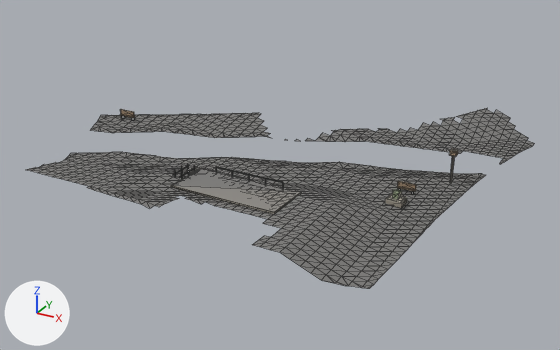
Two versions of the glTF model public/village/focal-sites/plaza.glb, one commit apart.
The view is the same before and after, from a 50 mm camera at (45.2, -79.6, 32.1) aimed at (5.3, -7.2, -4.2). Lighting does not change. The marker at lower left points along +X, +Y and +Z. The first picture is the older version. Mesh edges are drawn as thin lines. Vertices at exactly the same position are counted once.

Script lines for the objects in view, before the commit:
```python
me_focal_plaza_and_access_mesh = bpy.data.meshes.new('focal:plaza-and-access:mesh')
me_focal_plaza_and_access_mesh.from_pydata(...)  # 1473 vertices, 2430 faces; spans x -16.7..29.0, y -28.3..20.7, z -4.2..1.7
me_focal_plaza_and_access_mesh.materials.append(mat_focal_plaza_and_access_vertex_colors)
ob_focal_plaza_and_access = bpy.data.objects.new('focal:plaza-and-access', me_focal_plaza_and_access_mesh)
ob_focal_plaza_and_access.location = (0.0, 0.0, 0.0)
```
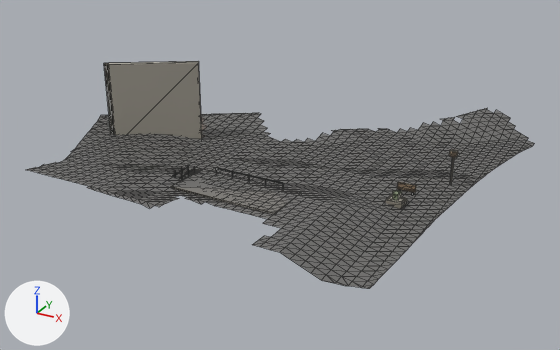
The newer file is also turned or shifted as a whole; pictures and numbers use the older file's frame.

Changed parts and their boxes (x1, y1, x2, y2) in the pictures (560 x 350 px; the box of a moved part takes in the faces that stretch with it):
'focal:plaza-and-access', reshaped (26% taller): before (26, 108, 534, 288); after (26, 61, 534, 288)
part 1 of me_focal_plaza_and_access_mesh, moved or reshaped: before (171, 168, 301, 214); after (171, 169, 301, 214)
part 2 of me_focal_plaza_and_access_mesh, moved or reshaped: before (398, 181, 416, 190); after (398, 182, 416, 191)
part 3 of me_focal_plaza_and_access_mesh, moved or reshaped (not visible afterwards): before (120, 109, 135, 117)
part 4 of me_focal_plaza_and_access_mesh, moved or reshaped: before (385, 194, 407, 208); after (385, 195, 407, 209)
part 5 of me_focal_plaza_and_access_mesh, moved or reshaped: before (387, 194, 406, 202); after (387, 195, 405, 203)
part 6 of me_focal_plaza_and_access_mesh, moved or reshaped: before (392, 190, 402, 199); after (392, 191, 402, 200)
part 7 of me_focal_plaza_and_access_mesh, moved or reshaped: before (450, 149, 455, 183); after (450, 150, 455, 183)
part 8 of me_focal_plaza_and_access_mesh, moved or reshaped: before (450, 148, 458, 156); after (449, 149, 458, 157)
part 9 of me_focal_plaza_and_access_mesh, added: after (104, 61, 202, 139)
part 10 of me_focal_plaza_and_access_mesh, built on: before (69, 114, 482, 191); after (69, 129, 503, 192)
part 11 of me_focal_plaza_and_access_mesh, recoloured: before (112, 114, 208, 133); after (112, 118, 208, 131)

The change, as a diff of the scene's bpy script:
```diff
--- a/public/village/focal-sites/plaza.glb.py
+++ b/public/village/focal-sites/plaza.glb.py
@@ me_focal_plaza_and_access_mesh @@
 # used by ob_focal_plaza_and_access; location = (0.0, 0.0, 0.0)
-me_focal_plaza_and_access_mesh.from_pydata(...)  # 1473 vertices, 2430 faces; spans x -16.7..29.0, y -28.3..20.7, z -4.2..1.7
+me_focal_plaza_and_access_mesh.from_pydata(...)  # 1736 vertices, 3014 faces; spans x -17.7..29.0, y -28.3..20.7, z -4.2..8.5
+# me_focal_plaza_and_access_mesh part 1: the loose piece of 8 vertices spanning x 1.0..13.0, y -22.1..-16.5, z -1.0..-0.4 is moved by (0.0, 0.0, -0.1)
+# me_focal_plaza_and_access_mesh part 2: the loose piece of 8 vertices spanning x 20.0..22.0, y -7.9..-7.8, z -2.1..-1.5 is moved by (0.0, 0.0, -0.1)
+# me_focal_plaza_and_access_mesh part 3: the loose piece of 8 vertices spanning x -14.5..-12.5, y -10.9..-10.8, z 1.1..1.7 is moved by (0.0, 0.0, -0.1)
+# me_focal_plaza_and_access_mesh part 4: the loose piece of 8 vertices spanning x 20.1..21.9, y -11.6..-10.1, z -2.6..-2.1 is moved by (0.0, 0.0, -0.1)
+# me_focal_plaza_and_access_mesh part 5: the loose piece of 8 vertices spanning x 20.2..21.7, y -11.4..-10.2, z -2.1..-1.9 is moved by (0.0, 0.0, -0.1)
+# me_focal_plaza_and_access_mesh part 6: the loose piece of 10 vertices spanning x 20.5..21.4, y -11.3..-10.3, z -1.9..-1.3 is moved by (0.0, 0.0, -0.1)
+# me_focal_plaza_and_access_mesh part 7: the loose piece of 12 vertices spanning x 23.8..24.1, y -2.0..-1.7, z -3.2..0.8 is moved by (0.0, 0.0, -0.1)
+# me_focal_plaza_and_access_mesh part 8: the loose piece of 8 vertices spanning x 23.6..24.3, y -2.2..-1.5, z 0.1..0.7 is moved by (0.0, 0.0, -0.1)
+# me_focal_plaza_and_access_mesh part 9: a new loose piece of 37 vertices spanning x -17.7..-3.9, y -14.9..-7.2, z -1.2..8.5, in mat_focal_plaza_and_access_vertex_colors
+# me_focal_plaza_and_access_mesh part 10: 10 vertices moved within x 0.1..18.0, y -20.5..-1.3, z -3.0..-0.2; 161 vertices removed from x -15.1..26.0, y -21.7..8.6, z -3.8..1.1; 339 vertices added at x -14.9..27.0, y -21.3..8.7, z -3.8..8.1
+# me_focal_plaza_and_access_mesh part 11: 91 kept faces spanning x -15.0..-5.0, y -13.3..-4.8, z -0.4..0.9 get new vertex colours; the middle colour goes from grey #7e7d7b to brown #86796f
+# other edits to the shape of me_focal_plaza_and_access_mesh do not show in these pictures
 me_focal_plaza_and_access_mesh.materials.append(mat_focal_plaza_and_access_vertex_colors)
```
